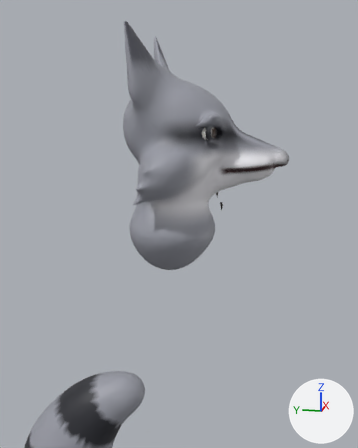
Two versions of the glTF model public/humans/animals/male_raccoon.glb, one commit apart.
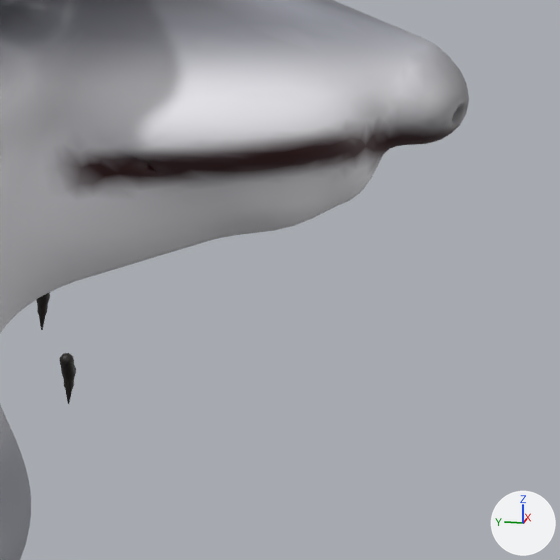
Each version appears first from a camera (50 mm lens) standing at (-0.957, -0.269, 1.74) and looking at (-0.056, -0.089, 1.515), and next in a close-up on the part from 59% to 85% of the width and 32% to 53% of the height. Every picture has the same lights, and +X, +Y and +Z are marked at lower right. The first two pictures are the older version. Vertices at exactly the same position are counted once.

The scene before the commit, as lines of its bpy script (objects in view):
```python
me_animalhead = bpy.data.meshes.new('AnimalHead')
me_animalhead.from_pydata(...)  # 15850 vertices, 31636 faces; spans x -0.138..0.138, y -0.288..0.03, z 1.406..1.873
me_animalhead.materials.append(mat_defaultmaterial_002)
ob_animalhead = bpy.data.objects.new('AnimalHead', me_animalhead)
ob_animalhead.location = (0.0, 0.0, 0.0)
```
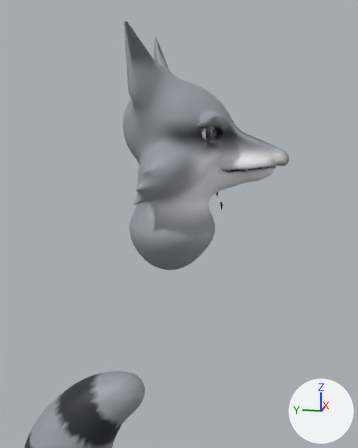
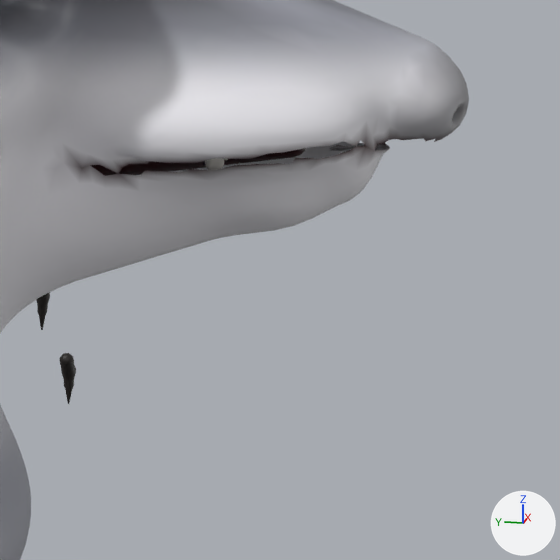
Boxes (x1, y1, x2, y2) around the edits, measured in the close-ups (560 x 560 px):
```json
{"part": 1, "of": "me_animalhead", "change": "cut back", "before": [90, 138, 435, 176], "after": [298, 148, 305, 152]}
{"part": 2, "of": "me_animalhead", "change": "recoloured", "before": [57, 117, 460, 199], "after": [57, 117, 460, 199], "on screen": "lighter"}
```

The change, as JSON lines over the scene's bpy script:
```json
{"block": "me_animalhead", "where": "# used by ob_animalhead; location = (0.0, 0.0, 0.0)"}
{"op": "remove", "block": "me_animalhead", "code": "me_animalhead.from_pydata(...)  # 15850 vertices, 31636 faces; spans x -0.138..0.138, y -0.288..0.03, z 1.406..1.873"}
{"op": "add", "block": "me_animalhead", "code": "me_animalhead.from_pydata(...)  # 15686 vertices, 31157 faces; spans x -0.138..0.138, y -0.288..0.03, z 1.406..1.873"}
{"block": "me_animalhead", "change": "me_animalhead part 1"}
{"block": "me_animalhead", "change": "164 vertices are removed from x -0.036..0.033, y -0.278..-0.186, z 1.615..1.625"}
{"block": "me_animalhead", "change": "486 faces are deleted"}
{"block": "me_animalhead", "change": "7 new faces join them"}
{"block": "me_animalhead", "change": "me_animalhead part 2: 802 kept faces spanning x -0.04..0.039, y -0.288..-0.155, z 1.603..1.634 get new vertex colours"}
```
